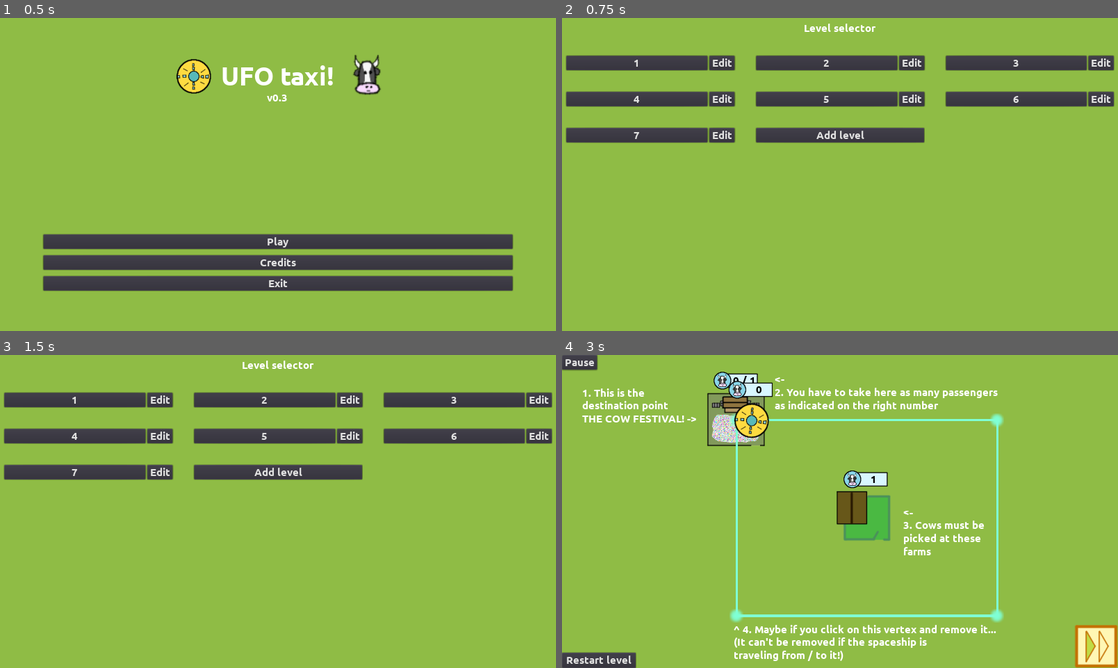
Above: before the commit, frames 1-4 (two rows, left to right).
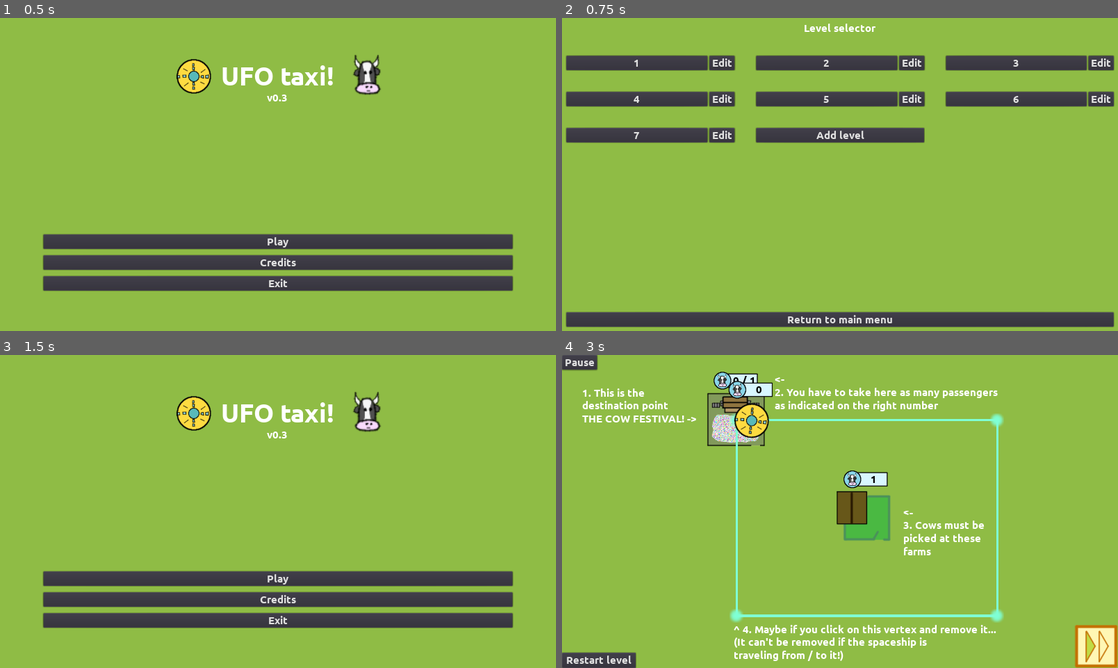
Above: after the commit, the same moments.

Repository: moisesjbc/ufo-taxi
Game: Godot game, scene res://menus/main_menu/main_menu.tscn
Same seed, same stepped clock (60 frames per second), same inputs: the game is played once before the commit and once after it.
Inputs (mouse positions are in pixels of both pictures, inside the frame that each line leads up to):
- Up to frame 1 (0.5 s): no input
- Up to frame 2 (0.75 s): click "Play" at 0.5 s
- Up to frame 3 (1.5 s): click (278, 655) at 1.25 s, where only the run after the commit has a clickable "Return to main menu"
- Up to frame 4 (3 s): click (840, 577) at 2 s, where only the run after the commit has a clickable "Play"; click "1" at 2.75 s

Frame 1 is identical in both runs. In frame 2, 5.0% of the frame differs, in the area x 0-100%, y 93-99%; in frame 3, 27%, in the area x 0-100%, y 1-88%; in frame 4, nothing differs.

Commit message:
Level selector - added button for returning to main menu

Diff:
--- a/godot-project/menus/level_selector/level_options/level_options.tscn
+++ b/godot-project/menus/level_selector/level_options/level_options.tscn
@@ -6,7 +6,6 @@
 margin_right = 40.0
 margin_bottom = 40.0
 size_flags_horizontal = 3
-size_flags_vertical = 3
 script = ExtResource( 1 )
 __meta__ = {
 "_edit_use_anchors_": false
--- a/godot-project/menus/level_selector/level_selector.gd
+++ b/godot-project/menus/level_selector/level_selector.gd
@@ -39,3 +39,7 @@
 	level_manager.load_campaign_level_from_file(level_id)
 
 	get_tree().change_scene("res://level_editor/main/level_editor.tscn")
+
+
+func _on_return_button_pressed():
+	get_tree().change_scene("res://menus/main_menu/main_menu.tscn")
--- a/godot-project/menus/level_selector/level_selector.tscn
+++ b/godot-project/menus/level_selector/level_selector.tscn
@@ -37,7 +37,15 @@
 [node name="levels_container" type="GridContainer" parent="margin_container/vbox_container"]
 margin_top = 78.0
 margin_right = 1260.0
-margin_bottom = 78.0
+margin_bottom = 616.0
+size_flags_vertical = 3
 custom_constants/vseparation = 50
 custom_constants/hseparation = 50
 columns = 3
+
+[node name="return_button" type="Button" parent="margin_container/vbox_container"]
+margin_top = 666.0
+margin_right = 1260.0
+margin_bottom = 700.0
+text = "Return to main menu"
+[connection signal="pressed" from="margin_container/vbox_container/return_button" to="." method="_on_return_button_pressed"]
